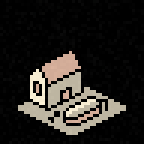
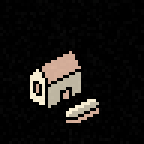
Layered file, before and after one edit (144x144). Changes by layer:
painted on "Walls copy" over [63, 87, 99, 111]
removed group "Directions" (8 layers) over [18, 87, 126, 135]
removed layer "None" from group "Directions" over [18, 87, 126, 135]
removed layer "Yard" over [18, 87, 126, 135]
